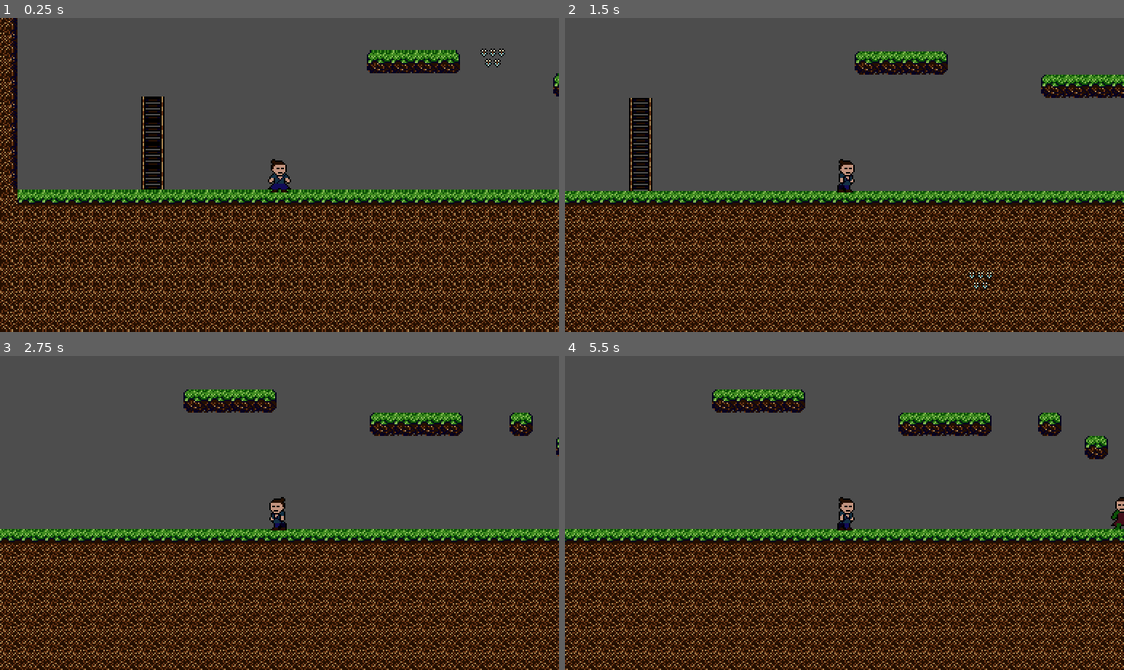
Above: before the commit, frames 1-4 (two rows, left to right).
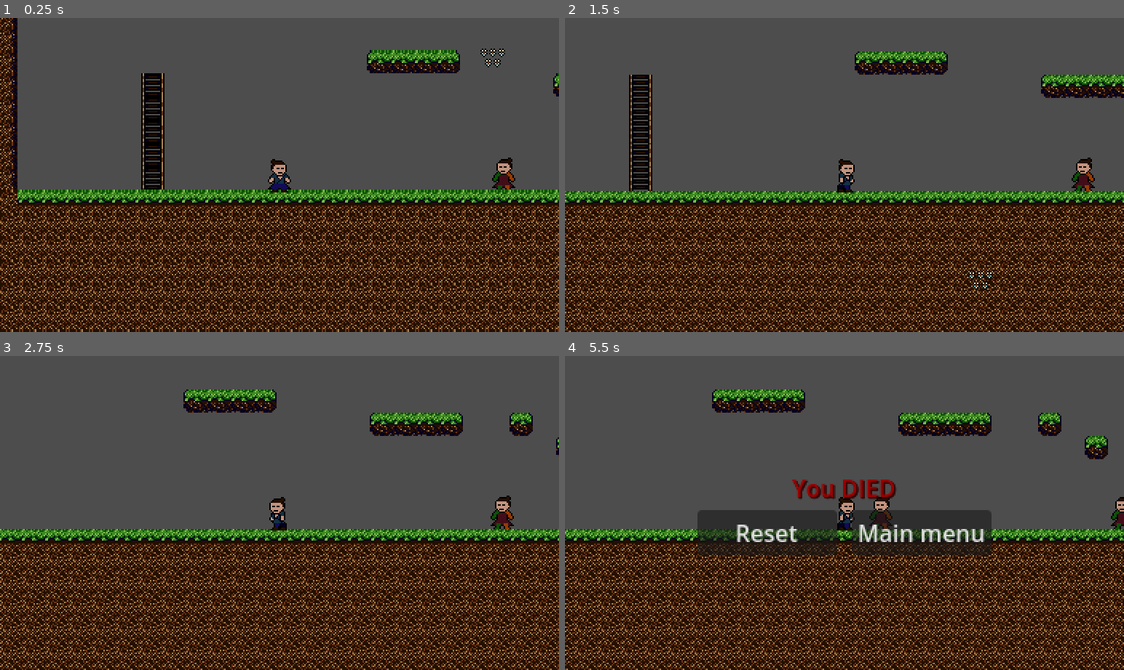
Above: after the commit, the same moments.

Repository: MichalPekalski89012/Katana-edge
Game: Godot game, scene res://game_level.tscn
The game is run twice, just before and just after one commit, with the same random seed, the same clock (stepped at 60 frames per second) and the same inputs.
Inputs:
- Up to frame 1 (0.25 s): no input
- Up to frame 2 (1.5 s): hold D (right) from 0.53 s (still down); tap Space (attack) at 0.6, 1.35 s; tap W (jump) at 0.77 s
- Up to frame 3 (2.75 s): tap W (jump) at 1.52 s; release D (right) at 2.03 s; hold A (left) from 2.03 s (still down); tap Space (attack) at 2.1 s
- Up to frame 4 (5.5 s): release A (left) at 2.78 s; hold D (right) 2.78-4.28 s; tap Space (attack) every 0.75 s from 2.85 to 5.1 s; tap W (jump) at 3.02, 3.77, 4.52 s; hold A (left) 4.28-5.03 s; hold D (right) from 5.03 s (still down)

The runs differ from the first frame. In frame 1, 0.6% of the frame differs, in the area x 25-93%, y 17-55%; in frame 2, 0.6%; in frame 3, 0.3%; in frame 4, 6.2%, in the area x 23-77%, y 39-64%.

Commit message:
death screen + game manager + integracja z ui

Diff:
--- a/Enemies/enemyVariant/enemy_mid.tscn
+++ b/Enemies/enemyVariant/enemy_mid.tscn
@@ -8,4 +8,8 @@
 collision_layer = 256
 collision_mask = 32
 
+[node name="EnemyHitbox" parent="." index="3"]
+collision_layer = 16385
+collision_mask = 2048
+
 [editable path="EnemyHurtbox"]
--- a/Player/player.gd
+++ b/Player/player.gd
@@ -158,4 +158,5 @@
 	return true
 
 func _on_hurtbox_area_entered(area):
-	print("zabili mnie!")
+	print("umarlem")
+	GameManager.player_died.emit()
--- /dev/null
+++ b/Ui/DeathScreen/death_screen.gd
@@ -0,0 +1,17 @@
+extends Control
+
+
+
+func _ready():
+	GameManager.player_died.connect(display_screen)
+
+
+func _on_reset_button_pressed():
+	get_tree().reload_current_scene()
+
+
+func _on_main_menu_button_pressed():
+	print("powrot do menu")
+
+func display_screen():
+	visible = true
--- a/Ui/DeathScreen/death_screen.tscn
+++ b/Ui/DeathScreen/death_screen.tscn
@@ -1,12 +1,16 @@
-[gd_scene format=3 uid="uid://c12g8flig78fd"]
+[gd_scene load_steps=2 format=3 uid="uid://c12g8flig78fd"]
+
+[ext_resource type="Script" path="res://Ui/DeathScreen/death_screen.gd" id="1_73eia"]
 
 [node name="DeathScreen" type="Control"]
+visible = false
 layout_mode = 3
 anchors_preset = 15
 anchor_right = 1.0
 anchor_bottom = 1.0
 grow_horizontal = 2
 grow_vertical = 2
+script = ExtResource("1_73eia")
 
 [node name="VBoxContainer" type="VBoxContainer" parent="."]
 layout_mode = 1
@@ -44,3 +48,6 @@
 custom_minimum_size = Vector2(96, 0)
 layout_mode = 2
 text = "Main menu"
+
+[connection signal="pressed" from="VBoxContainer/HBoxContainer/ResetButton" to="." method="_on_reset_button_pressed"]
+[connection signal="pressed" from="VBoxContainer/HBoxContainer/MainMenuButton" to="." method="_on_main_menu_button_pressed"]
--- a/game_level.tscn
+++ b/game_level.tscn
@@ -6,6 +6,8 @@
 [ext_resource type="PackedScene" uid="uid://cwe2uvrxywod2" path="res://obstacles/arrowsTrap/arrows_rain.tscn" id="4_u5veb"]
 [ext_resource type="PackedScene" uid="uid://bk40vrrpa6kqk" path="res://Enemies/enemyVariant/enemy_high.tscn" id="5_rnoxq"]
 [ext_resource type="PackedScene" uid="uid://bt2pbq5qmmjlo" path="res://obstacles/ladder/ladder.tscn" id="6_r44jb"]
+[ext_resource type="PackedScene" uid="uid://c12g8flig78fd" path="res://Ui/DeathScreen/death_screen.tscn" id="7_5ars3"]
+[ext_resource type="PackedScene" uid="uid://c13ksxvm0lpmh" path="res://Enemies/enemyVariant/enemy_mid.tscn" id="8_2orfp"]
 
 [sub_resource type="TileSetAtlasSource" id="TileSetAtlasSource_fjxyr"]
 texture = ExtResource("1_o8yuo")
@@ -252,4 +254,10 @@
 
 [node name="Ladder" parent="." instance=ExtResource("6_r44jb")]
 position = Vector2(-35, 104)
-ladder_length = 4
+
+[node name="CanvasLayer" type="CanvasLayer" parent="."]
+
+[node name="DeathScreen" parent="CanvasLayer" instance=ExtResource("7_5ars3")]
+
+[node name="EnemyMid" parent="." instance=ExtResource("8_2orfp")]
+position = Vector2(195, 100)
--- /dev/null
+++ b/game_manager.gd
@@ -0,0 +1,9 @@
+extends Node
+
+signal player_died
+signal level_completed
+
+
+
+func _on_level_completed():
+	print("Laduje kolejny poziom")
--- /dev/null
+++ b/game_manager.tscn
@@ -0,0 +1,8 @@
+[gd_scene load_steps=2 format=3 uid="uid://qnufhqbhxdx3"]
+
+[ext_resource type="Script" path="res://game_manager.gd" id="1_knffc"]
+
+[node name="GameManager" type="Node"]
+script = ExtResource("1_knffc")
+
+[connection signal="level_completed" from="." to="." method="_on_level_completed"]
--- a/obstacles/ladder/ladder.gd
+++ b/obstacles/ladder/ladder.gd
@@ -1,3 +1,4 @@
+@tool
 class_name Ladder
 extends Area2D
 
--- a/project.godot
+++ b/project.godot
@@ -14,6 +14,10 @@
 run/main_scene="res://game_level.tscn"
 config/features=PackedStringArray("4.2", "GL Compatibility")
 config/icon="res://icon.svg"
+
+[autoload]
+
+GameManager="*res://game_manager.tscn"
 
 [display]
 
Not shown: 1 places in game_level.tscn that only renumber resources
